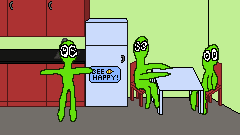
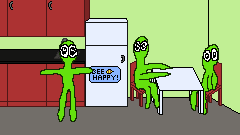
Revision of a layered 240×135 image; what changed, layer by layer:
painted on "Aliens colors" over [left=86, top=19, right=203, bottom=115]
painted on "Aliens outline" over [left=86, top=19, right=203, bottom=115]
painted on "desk etc colors" over [left=86, top=19, right=203, bottom=115]
painted on "counter colors" over [left=86, top=19, right=127, bottom=106]
painted on "counter outlines" over [left=86, top=19, right=127, bottom=106]
